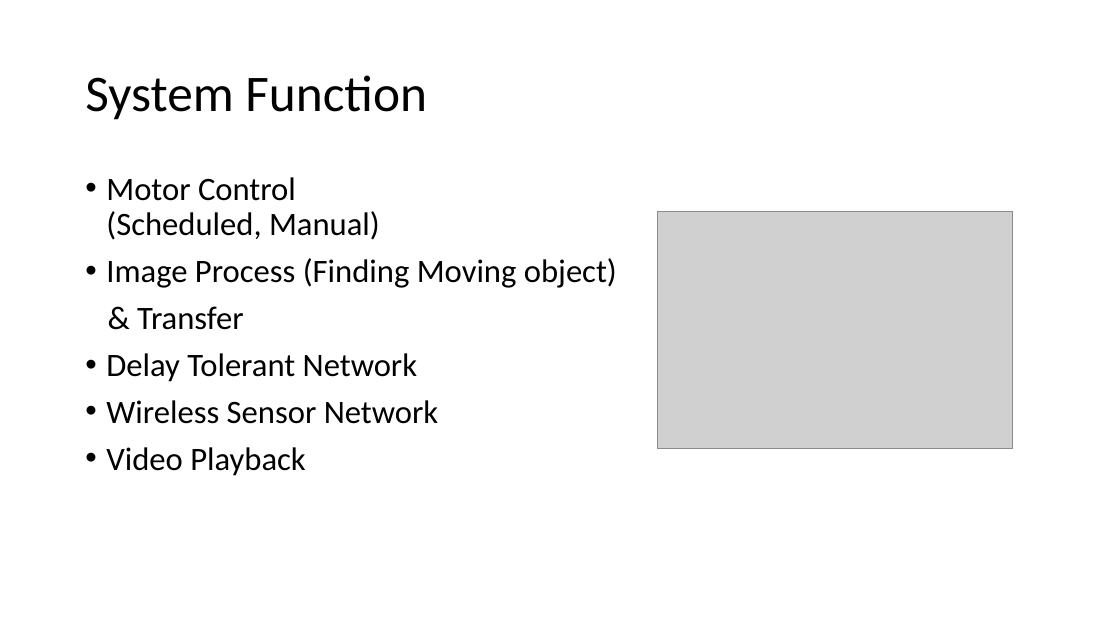
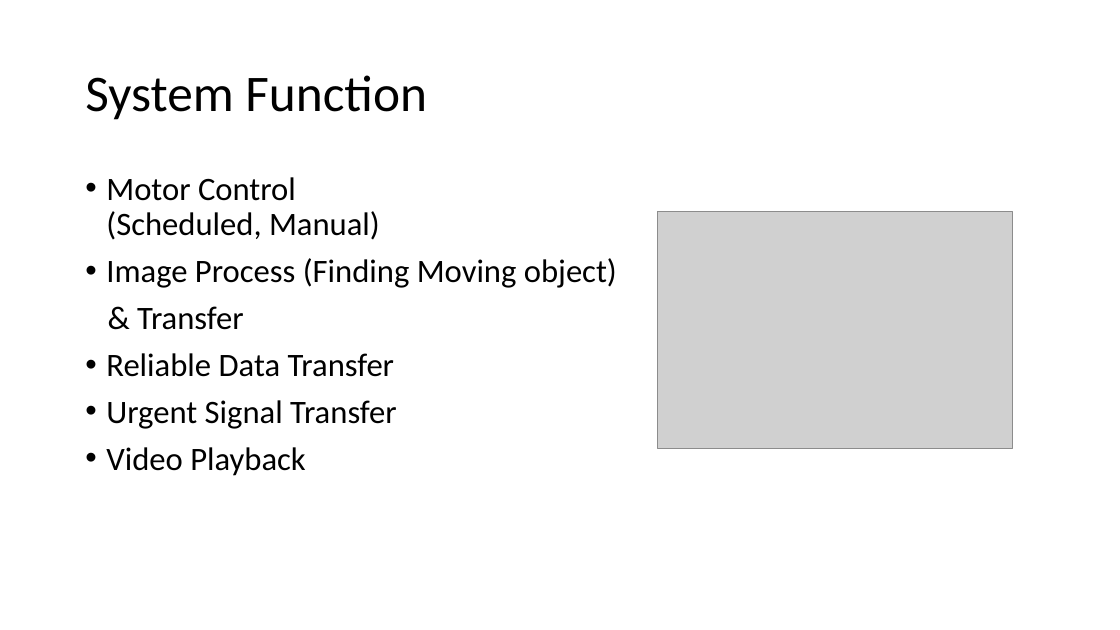
Before and after one commit to hwangdonghyun/system_design, a slide deck: slide 3 of ppt/system_flow_chart.pptx. Drawn at 1120x630 pixels with LibreOffice and Linux fonts; fonts in the diff are those of the drawing; grey boxes stand for pictures. Boxes give left, top, right and bottom in pixels: in the first picture for what was removed or moved away, otherwise in the second. Text is boxed around its words. In the diff, an @@ line names an element or a change of style, - is before the commit and + after.

Commit message:
ppt modified

```diff
--- a/ppt/system_flow_chart.pptx
+++ b/ppt/system_flow_chart.pptx
@@ text at (x1=106, y1=353, x2=397, y2=429): text changed @@
-• Delay Tolerant Network
-• Wireless Sensor Network
+• Reliable Data Transfer
+• Urgent Signal Transfer
```
Also in this commit, not shown: 2 other slides changed.
